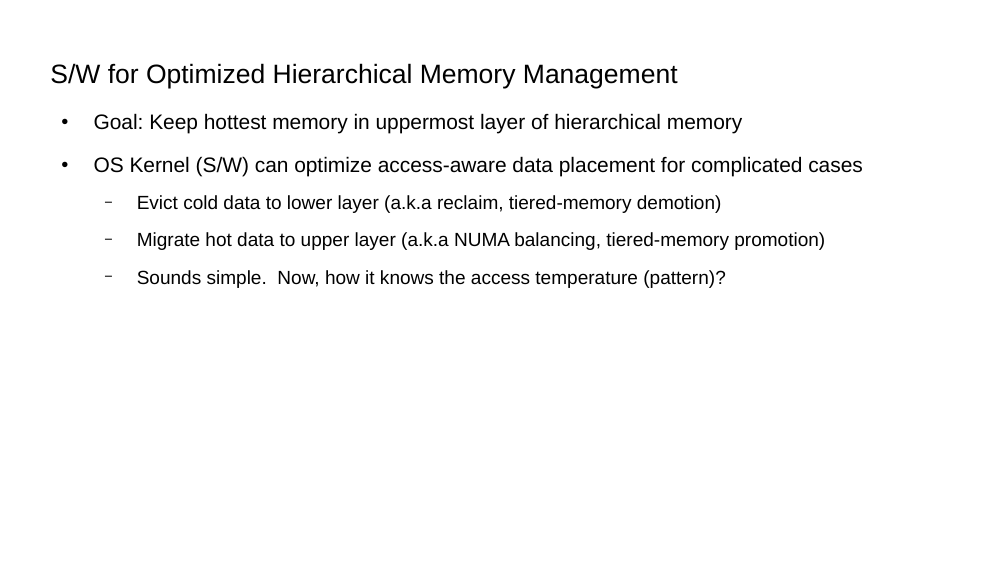
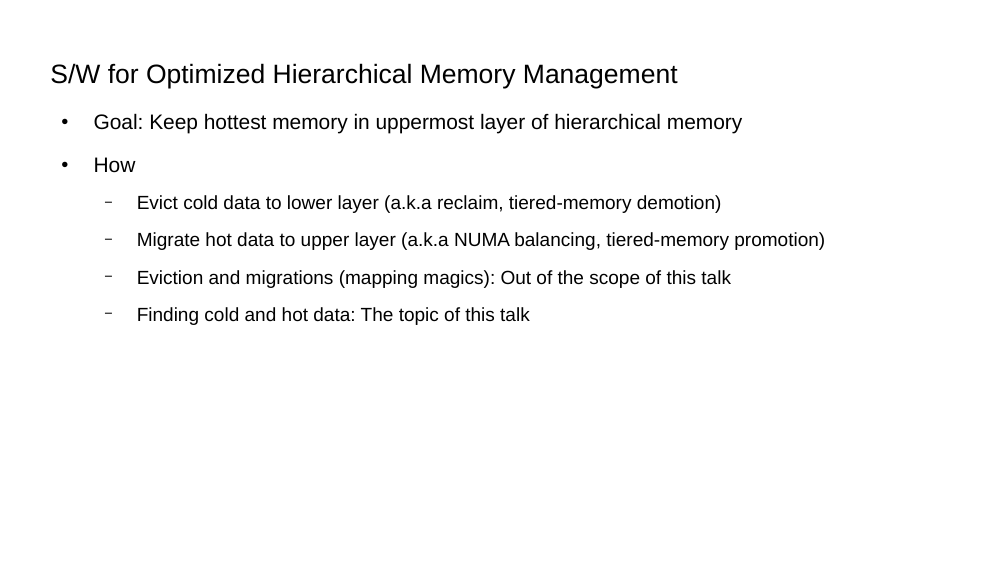
Before and after one commit to damonitor/talks, a slide deck: slide 17 of 2025/kernel_recipes/damon_kernel_recipes2025.odp (slide 16 before the commit). Drawn at 1008x567 pixels with LibreOffice and Linux fonts; fonts in the diff are those of the drawing. Boxes give left, top, right and bottom in pixels: in the first picture for what was removed or moved away, otherwise in the second. Text is boxed around its words. In the diff, an @@ line names an element or a change of style, - is before the commit and + after.

```diff
--- a/2025/kernel_recipes/damon_kernel_recipes2025.odp
+++ b/2025/kernel_recipes/damon_kernel_recipes2025.odp
@@ text at [94, 157, 136, 173]: text changed @@
-● OS Kernel (S/W) can optimize access-aware data placement for complicated cases
+● How
@@ text at [137, 270, 731, 325]: text changed @@
-  − Sounds simple. Now, how it knows the access temperature (pattern)?
+  − Eviction and migrations (mapping magics): Out of the scope of this talk
+  − Finding cold and hot data: The topic of this talk
```
Also in this commit, not shown: 20 other slides changed, 1 slide added, 1 other file.
